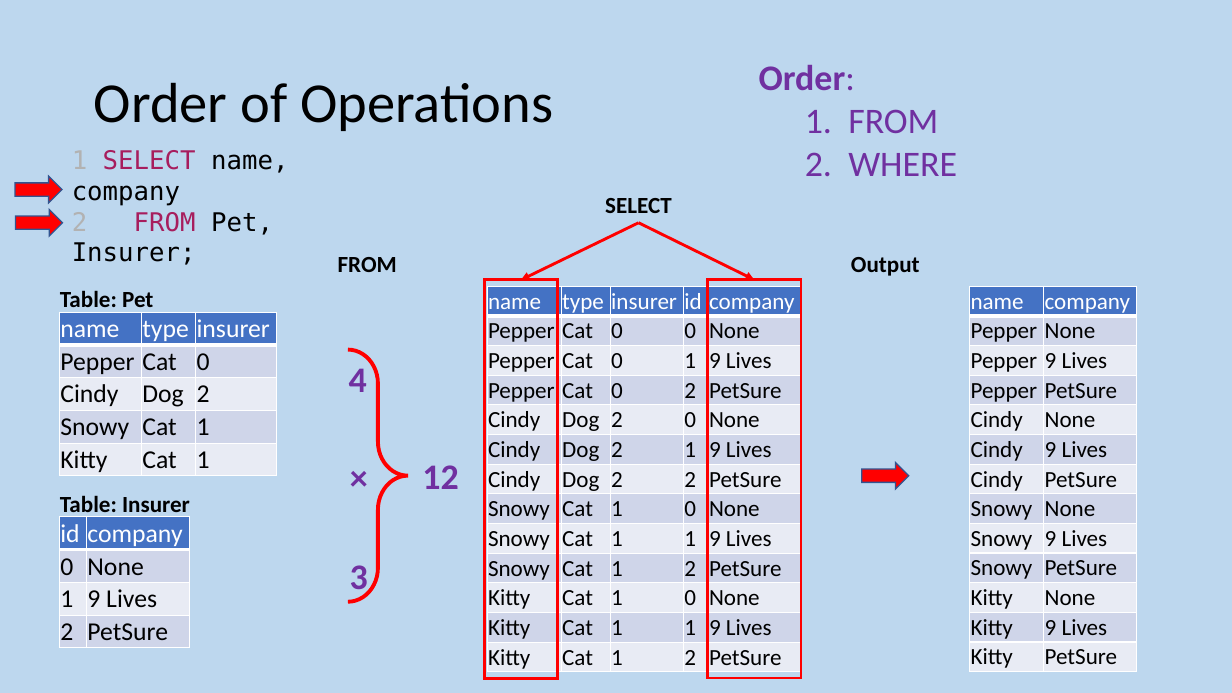
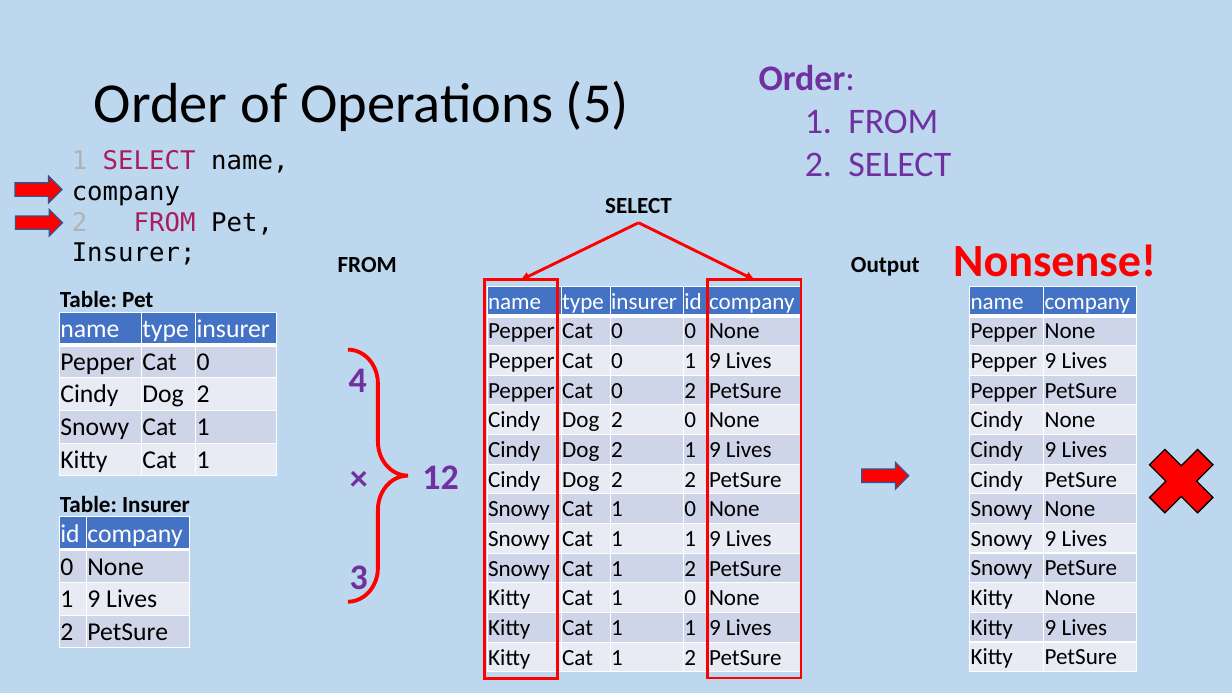
Before and after one commit to MrFriendCS/MrFriendCS.github.io, a slide deck: slide 82 of n5/ddd/N5 CS DDD Slides.pptx. Drawn at 1232x693 pixels with LibreOffice and Linux fonts; fonts in the diff are those of the drawing. Boxes give left, top, right and bottom in pixels: in the first picture for what was removed or moved away, otherwise in the second. Text is boxed around its words. In the diff, an @@ line names an element or a change of style, - is before the commit and + after.

```diff
--- a/n5/ddd/N5 CS DDD Slides.pptx
+++ b/n5/ddd/N5 CS DDD Slides.pptx
@@ title at [94, 81, 629, 131]: text changed @@
-Order of Operations
+Order of Operations (5)
@@ text at [805, 152, 951, 176]: text changed @@
-  2. WHERE
+  2. SELECT
@@ text added at [953, 244, 1156, 287], 36 pt, text #FF0000, bold @@
+Nonsense!
@@ cross added at [1135, 435, 1227, 528], fill #FF0000, outline #000000 1 pt @@
```
Also in this commit, not shown: 2 other slides changed, 2 slides added.
